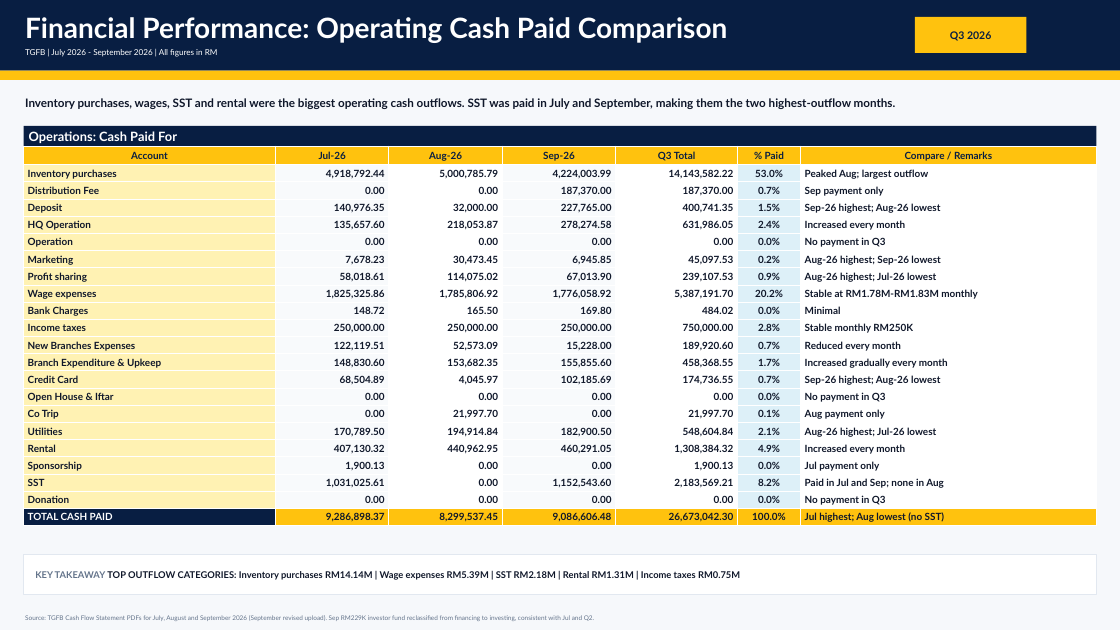
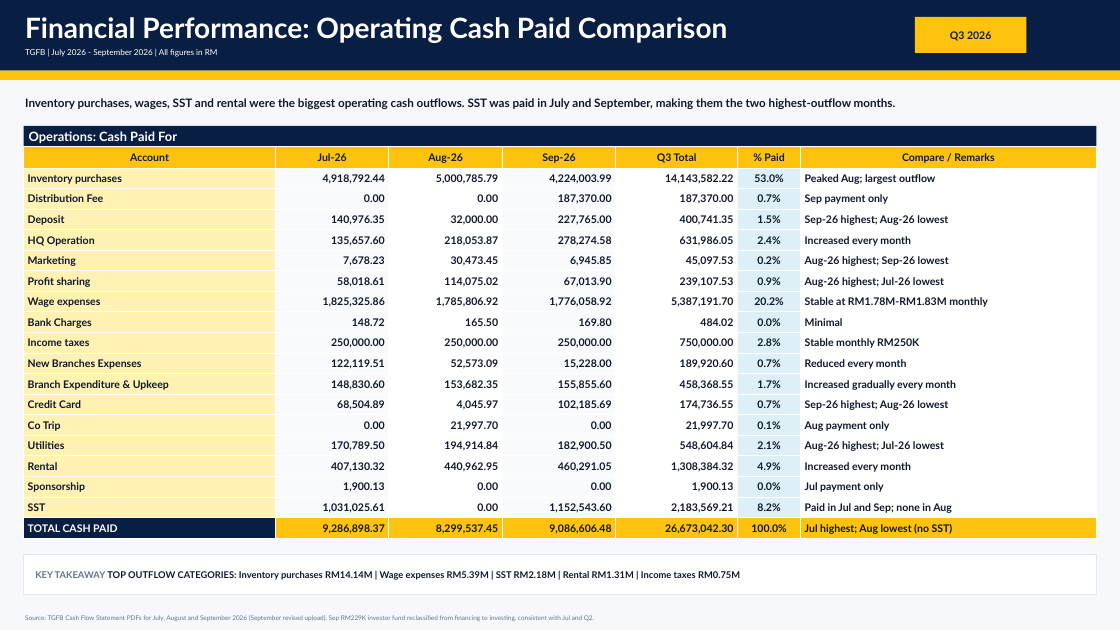
Before and after one commit to alongmunet/Q2OPEARTIONREPORT, a slide deck: slide 3 of q3-finance-report/Q3_2026_Finance_Report.pptx. Drawn at 1120x630 pixels with LibreOffice and Linux fonts; fonts in the diff are those of the drawing. Boxes give left, top, right and bottom in pixels: in the first picture for what was removed or moved away, otherwise in the second. Text is boxed around its words. In the diff, an @@ line names an element or a change of style, - is before the commit and + after.

```diff
--- a/q3-finance-report/Q3_2026_Finance_Report.pptx
+++ b/q3-finance-report/Q3_2026_Finance_Report.pptx
@@ table at bbox=[24, 146, 1096, 539] @@
-row 6: Operation | 0.00 | 0.00 | 0.00 | 0.00 | 0.0% | No payment in Q3
-row 15: Open House & Iftar | 0.00 | 0.00 | 0.00 | 0.00 | 0.0% | No payment in Q3
-row 21: Donation | 0.00 | 0.00 | 0.00 | 0.00 | 0.0% | No payment in Q3
```
Also in this commit, not shown: 1 other slide changed, 2 other files.
